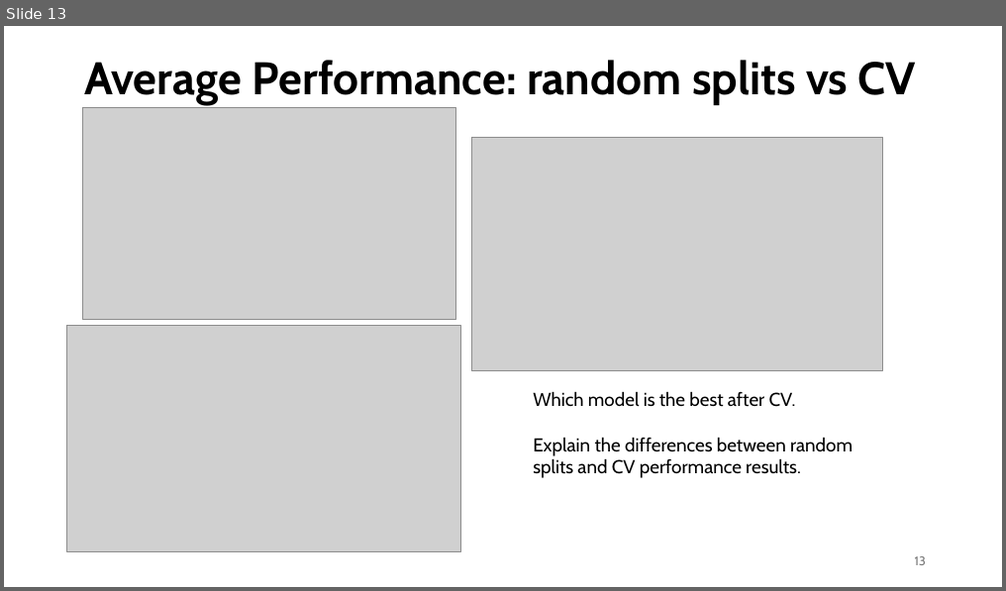
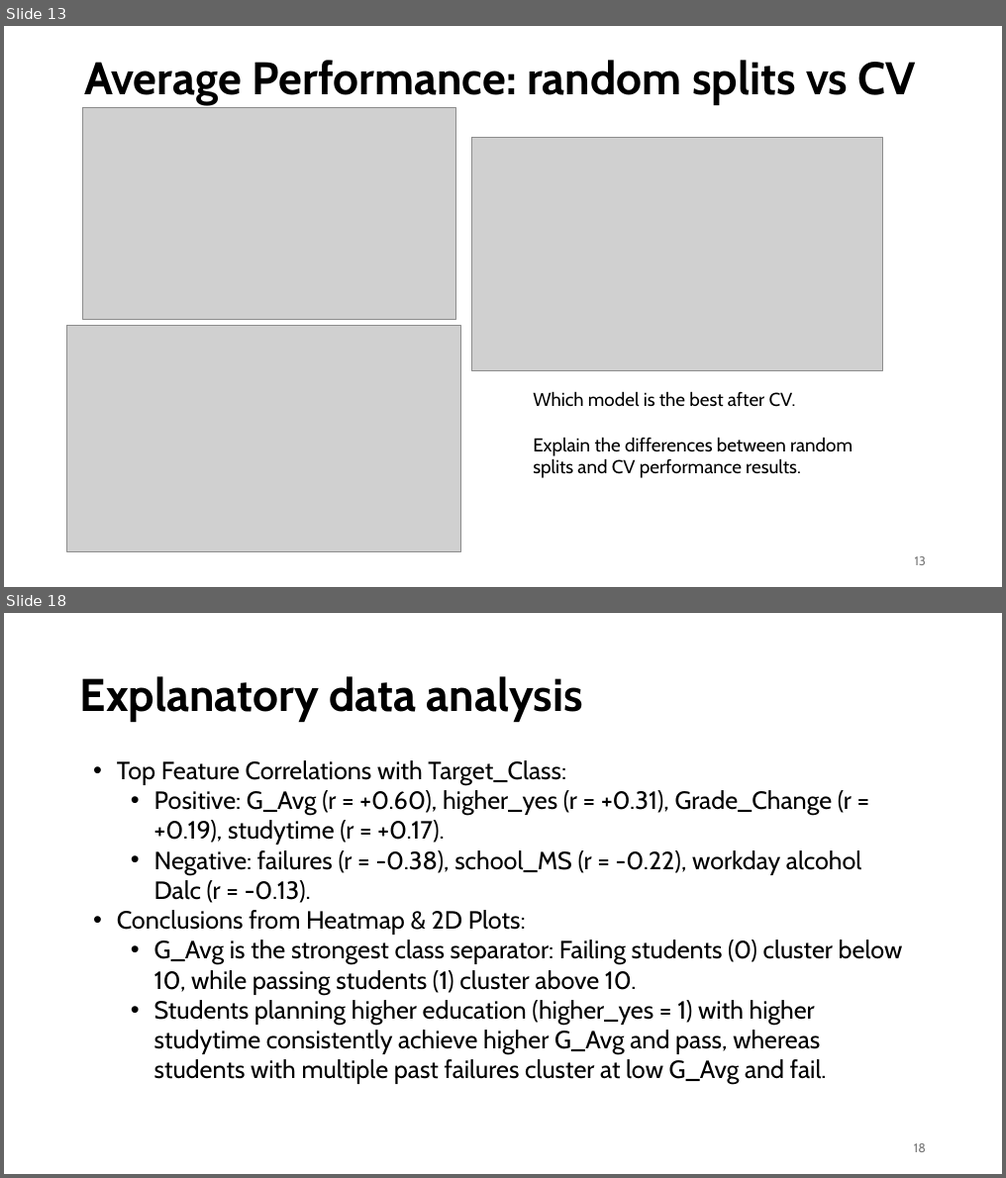
Before and after one commit to azelarabchakour/Data-science-assignments, a slide deck: Assignment-1/Assignment-1.pptx. Shown one above the other, each under a label of ours: slide 13 before the commit, slides 13 and 18 after it; the slides between them are not shown. The pictures are 1006x591 and 1006x1178 pixels, drawn with LibreOffice and Linux fonts; fonts in the diff are those of the drawing; grey boxes stand for pictures. Boxes give left, top, right and bottom in pixels: in the first picture for what was removed or moved away, otherwise in the second. Text is boxed around its words. In the diff, an @@ line names an element or a change of style, - is before the commit and + after.

```diff
--- a/Assignment-1/Assignment-1.pptx
+++ b/Assignment-1/Assignment-1.pptx
@@ slide 18 added at [4, 613, 1002, 1174], background #FFFFFF @@
@@ title added at [80, 676, 583, 722], 44 pt, text #000000, bold @@
+Explanatory data analysis
@@ text added at [117, 761, 903, 1085], 24 pt, text #000000 @@
+• Top Feature Correlations with Target_Class:
+  • Positive: G_Avg (r = +0.60), higher_yes (r = +0.31), Grade_Change (r = +0.19), studytime (r = +0.17).
+  • Negative: failures (r = -0.38), school_MS (r = -0.22), workday alcohol Dalc (r = -0.13).
+• Conclusions from Heatmap & 2D Plots:
+  • G_Avg is the strongest class separator: Failing students (0) cluster below 10, while passing students (1) cluster above 10.
+  • Students planning higher education (higher_yes = 1) with higher studytime consistently achieve higher G_Avg and pass, whereas students with multiple past failures cluster at low G_Avg and fail.
@@ page number added at [914, 1144, 926, 1153], 12 pt, text #797979 @@
+18
```
Also in this commit, not shown: 12 slides changed, 9 other slides added, 10 other files.
